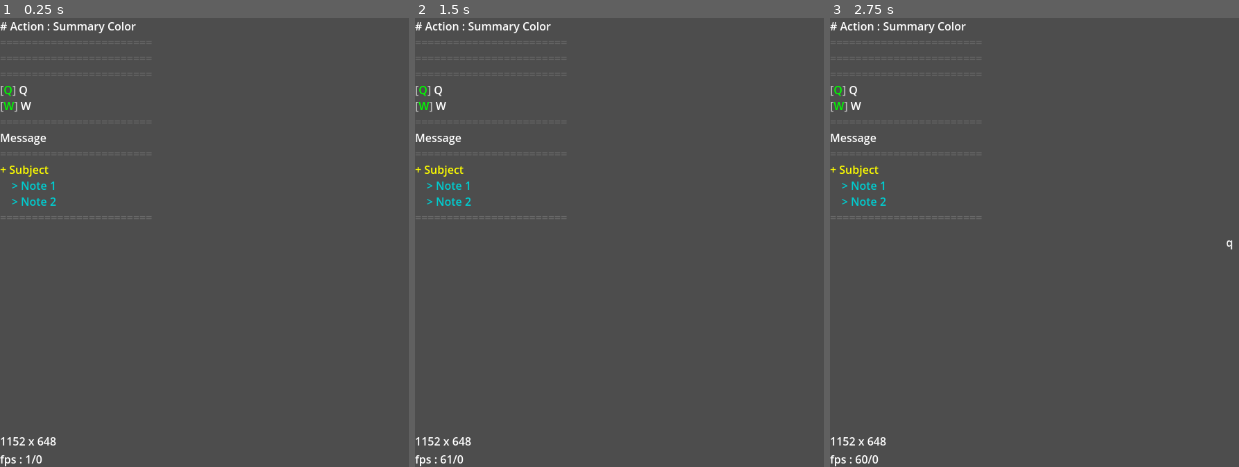
Above: before the commit, frames 1-3 (left to right).
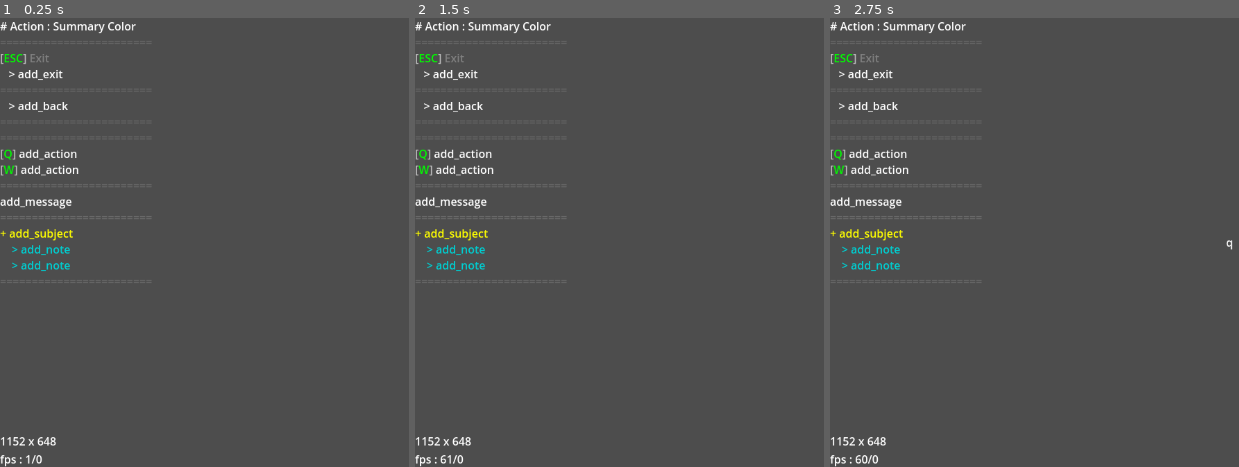
Above: after the commit, the same moments.

Repository: R2Road/godot_play_tool
Game: Godot game, scene res://test_action/test_action___summary_color.tscn
Two runs of this game, one before a commit and one after it. Both use one fixed random seed, a clock stepped at 60 frames per second and the inputs below. This scene is started directly instead of the project's main scene.
Inputs (mouse positions are in pixels of both pictures, inside the frame that each line leads up to):
- Up to frame 1 (0.25 s): no input
- Up to frame 2 (1.5 s): tap Enter at 0.5 s; move the mouse to (outside the picture) at 0.52 s; hold D 0.53-1.25 s; tap 1 at 0.6 s; click (outside the picture) at 0.67 s; tap Space at 0.77, 1.07 s; tap 2 at 0.8 s; drag from (656, 264) to (774, 332) at 1.27 s
- Up to frame 3 (2.75 s): tap Space at 2, 2.3 s; move the mouse to (outside the picture) at 2.02 s; hold D from 2.03 s (still down); tap Q at 2.1 s

The runs differ from the first frame. In frame 1, 1.8% of the frame differs, in the area x 0-20%, y 8-57%; in frame 2, 1.8%; in frame 3, 1.8%.
Error in both runs: Assertion failed. (res://addons/godot_play_tool/gdpt_global.gd:61)

Commit message:
update scene : test_action___summary_color

Diff:
--- a/project/test_action/test_action___summary_color.gd
+++ b/project/test_action/test_action___summary_color.gd
@@ -16,17 +16,22 @@
 func _ready():
 	pam.set_name( scene_name() )
 	pam.add_split()
-	pam.add_back( Key.KEY_ESCAPE )
+	pam.add_exit()
+	pam.add_message( "   > add_exit" )
 	pam.add_split()
-	pam.add_mover( test_action_root.scene_name(),		Key.KEY_SPACE, test_action_root.scene_path() )
+	pam.add_back( Key.KEY_SPACE )
+	pam.add_message( "   > add_back" )
 	pam.add_split()
-	pam.add_action( "Q", Key.KEY_Q, func(): $Label.text = "q" )
-	pam.add_action( "W", Key.KEY_W, func(): $Label.text = "w" )
+	pam.add_front( "add_front : " + test_action_root.scene_name(),		Key.KEY_1, test_action_root.scene_path() )
+	pam.add_mover( "add_mover : " + test_action_root.scene_name(),		Key.KEY_2, test_action_root.scene_path() )
 	pam.add_split()
-	pam.add_message( "Message" )
+	pam.add_action( "add_action", Key.KEY_Q, func(): $Label.text = "q" )
+	pam.add_action( "add_action", Key.KEY_W, func(): $Label.text = "w" )
 	pam.add_split()
-	pam.add_subject( "Subject" )
-	pam.add_note( "Note 1" )
-	pam.add_note( "Note 2" )
+	pam.add_message( "add_message" )
+	pam.add_split()
+	pam.add_subject( "add_subject" )
+	pam.add_note( "add_note" )
+	pam.add_note( "add_note" )
 	pam.add_split()
 	build_summary( eSceneType.TEST )
